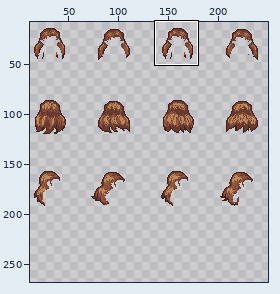
Two states of a sprite sheet, resources/player/hair_4.png. Above, an overview of the earlier version with the close-up marked.
Close-up. Before:
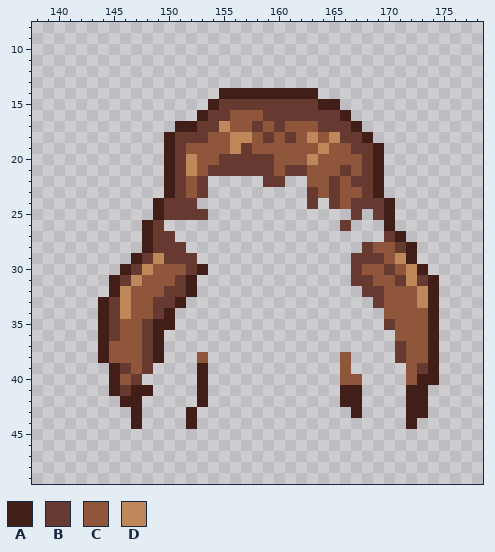
The file is 256x216 pixels. Shown: x 138..178, y 8..49. The old version is drawn lined up with the new one, on the new canvas. The wide view leaves out empty margins. The commit also changed other parts of the picture, which this record leaves out.
Palette (. is transparent): A #411f18  B #663931  C #8f563b  D #bf885a
Pixels before, first column x 144:
14 ...........AAAAAAAAA...........
15 ..........ABBBBBBBBBAA.........
16 .........ABBCCCBBBBBBBA........
17 .......AABBDCCBCBCCCBBBA.......
18 ......ABBBCCDDCBCBCDCDBBA......
19 ......ABCCCCDBCCCCCCDCCBBA.....
20 ......ABDCCBBBBBCCCDCCCCBA.....
21 ......ABDCBBBBBBCBBCCCBCBA.....
22 ......ABCB.....BB..CCBCBBA.....
23 ......ABCB.........BCBCCBA.....
24 .....ABBB..........B.BCBBBA....
25 .....ABBBB.............B.BA....
26 ....AB................B...A....
27 ....ABB...................BA...
28 ....ABBB................BCCBA..
29 ...ABDBBB..............BBBCDA..
30 ..ABDCCCBA.............BCCBCDA.
31 .ABDCCCBA..............BBCCBDBA
32 .ADCCCBBA...............BBCCCDA
33 ABDCCBBA.................BCCCDA
34 ABDCCBA...................CCCCA
35 ABCCBAA...................BCCCA
36 ABCCBA.....................CCCA
37 ACCCBA.....................BCCA
38 ACCCBA...C............C....BCCA
39 .ABCB....A............C.....CBA
40 .ACB.....A............CC....CAA
41 .ABAA....A............AA....AA.
42 ..AA.....A............AA....AA.
43 ...A....A..............A....AA.
44 ...A....A...................A..
New version:
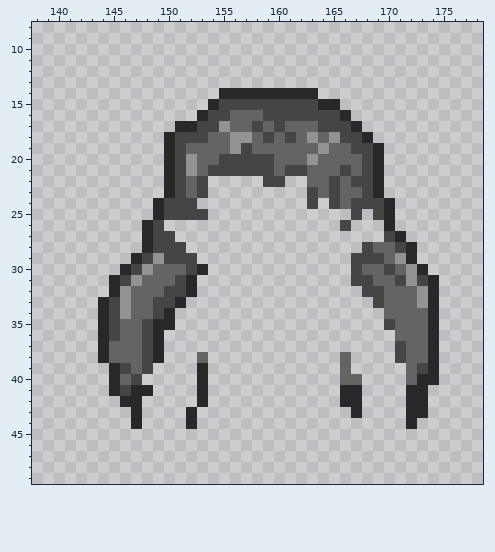
What changed:
canvas 256x216 -> 256x288
colour A: #411f18 -> #282828
colour B: #663931 -> #454545
colour C: #8f563b -> #646464
colour D: #bf885a -> #939393
